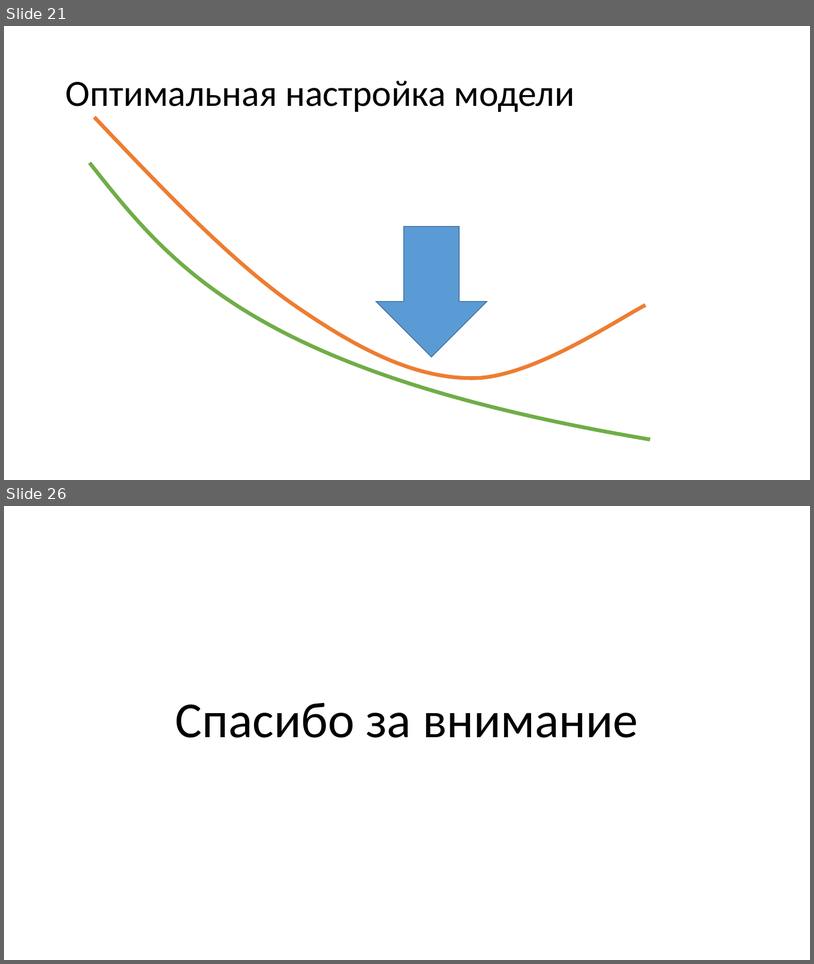
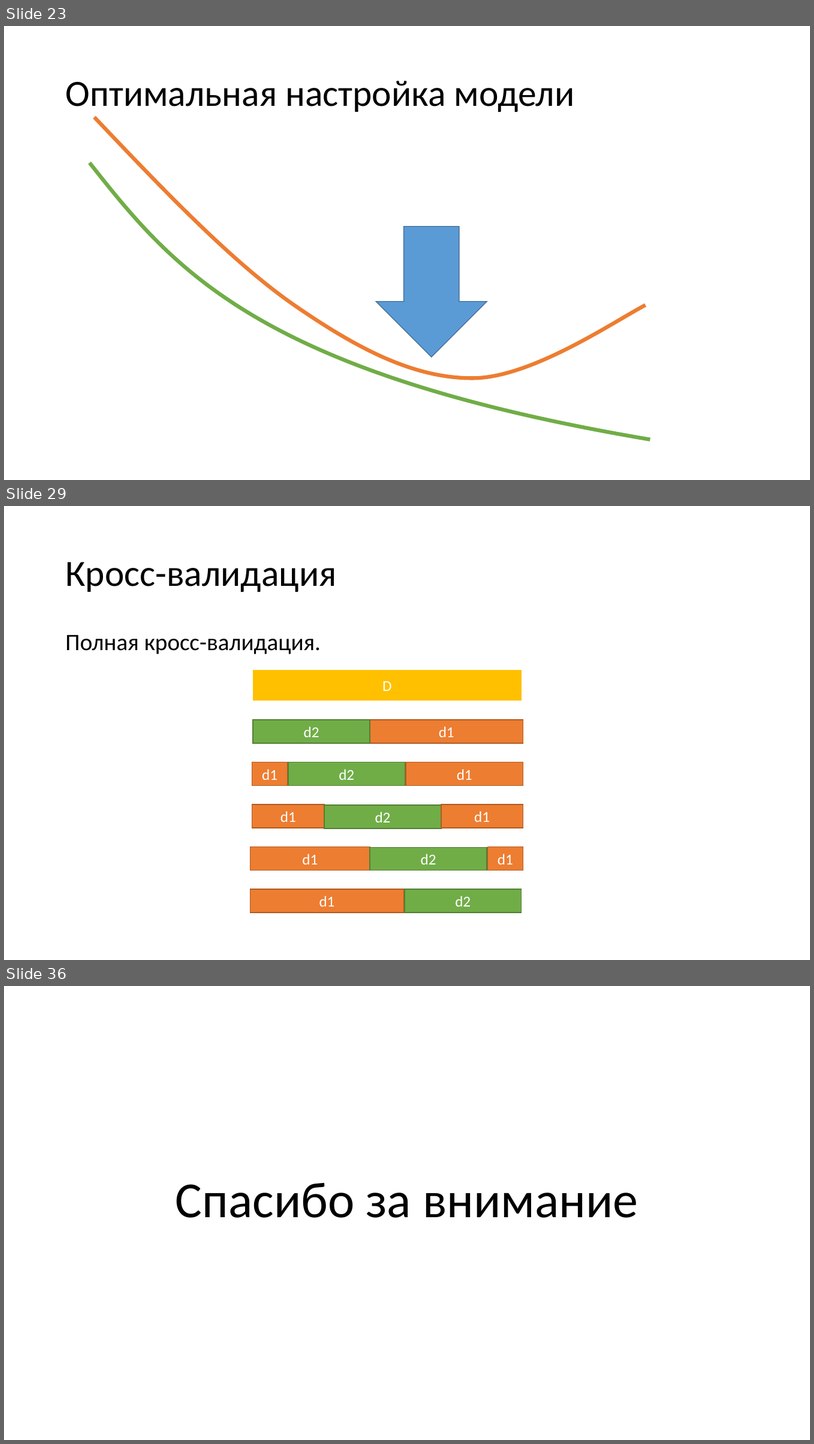
Before and after one commit to mosalov/AI_main_lectures, a slide deck: Лекция 1.pptx. Shown one above the other, each under a label of ours: slides 21 and 26 before the commit, slides 23, 29 and 36 after it; the slides between them are not shown. The pictures are 814x964 and 814x1444 pixels, drawn with LibreOffice and Linux fonts; fonts in the diff are those of the drawing. Boxes give left, top, right and bottom in pixels: in the first picture for what was removed or moved away, otherwise in the second. Text is boxed around its words. In the diff, an @@ line names an element or a change of style, - is before the commit and + after.

```diff
--- a/Лекция 1.pptx
+++ b/Лекция 1.pptx
@@ slide 29 added at [4, 506, 810, 960], background #FFFFFF @@
@@ title added at [65, 562, 336, 592], 44 pt, text #000000 @@
+Кросс-валидация
@@ text added at [65, 635, 321, 654], 28 pt, text #000000 @@
+Полная кросс-валидация.
@@ rectangle added at [252, 669, 522, 701], fill #FFC000, outline #FFFFFF 1.5 pt, 18 pt, text #FFFFFF @@
+D
@@ rectangle added at [253, 720, 370, 743], fill #70AD47, outline #538035 1 pt, 18 pt, text #FFFFFF @@
+d2
@@ rectangle added at [370, 720, 523, 743], fill #ED7D31, outline #AF5C24 1 pt, 18 pt, text #FFFFFF @@
+d1
@@ rectangle added at [252, 762, 287, 786], fill #ED7D31, outline #AF5C24 1 pt, 18 pt, text #FFFFFF @@
+d1
@@ rectangle added at [288, 762, 405, 786], fill #70AD47, outline #538035 1 pt, 18 pt, text #FFFFFF @@
+d2
@@ rectangle added at [406, 762, 524, 786], fill #ED7D31, outline #AF5C24 1 pt, 18 pt, text #FFFFFF @@
+d1
@@ rectangle added at [252, 804, 324, 828], fill #ED7D31, outline #AF5C24 1 pt, 18 pt, text #FFFFFF @@
+d1
@@ rectangle added at [324, 805, 441, 828], fill #70AD47, outline #538035 1 pt, 18 pt, text #FFFFFF @@
+d2
@@ rectangle added at [441, 804, 523, 828], fill #ED7D31, outline #AF5C24 1 pt, 18 pt, text #FFFFFF @@
+d1
@@ rectangle added at [251, 847, 371, 870], fill #ED7D31, outline #AF5C24 1 pt, 18 pt, text #FFFFFF @@
+d1
@@ rectangle added at [370, 847, 487, 870], fill #70AD47, outline #538035 1 pt, 18 pt, text #FFFFFF @@
+d2
@@ rectangle added at [488, 847, 524, 870], fill #ED7D31, outline #AF5C24 1 pt, 18 pt, text #FFFFFF @@
+d1
@@ rectangle added at [251, 889, 404, 913], fill #ED7D31, outline #AF5C24 1 pt, 18 pt, text #FFFFFF @@
+d1
@@ rectangle added at [405, 889, 522, 913], fill #70AD47, outline #538035 1 pt, 18 pt, text #FFFFFF @@
+d2
@@ what was slide 21 is now slide 23 @@
@@ what was slide 26 is now slide 36 @@
```
Also in this commit, not shown: 6 slides changed, 9 other slides added.
